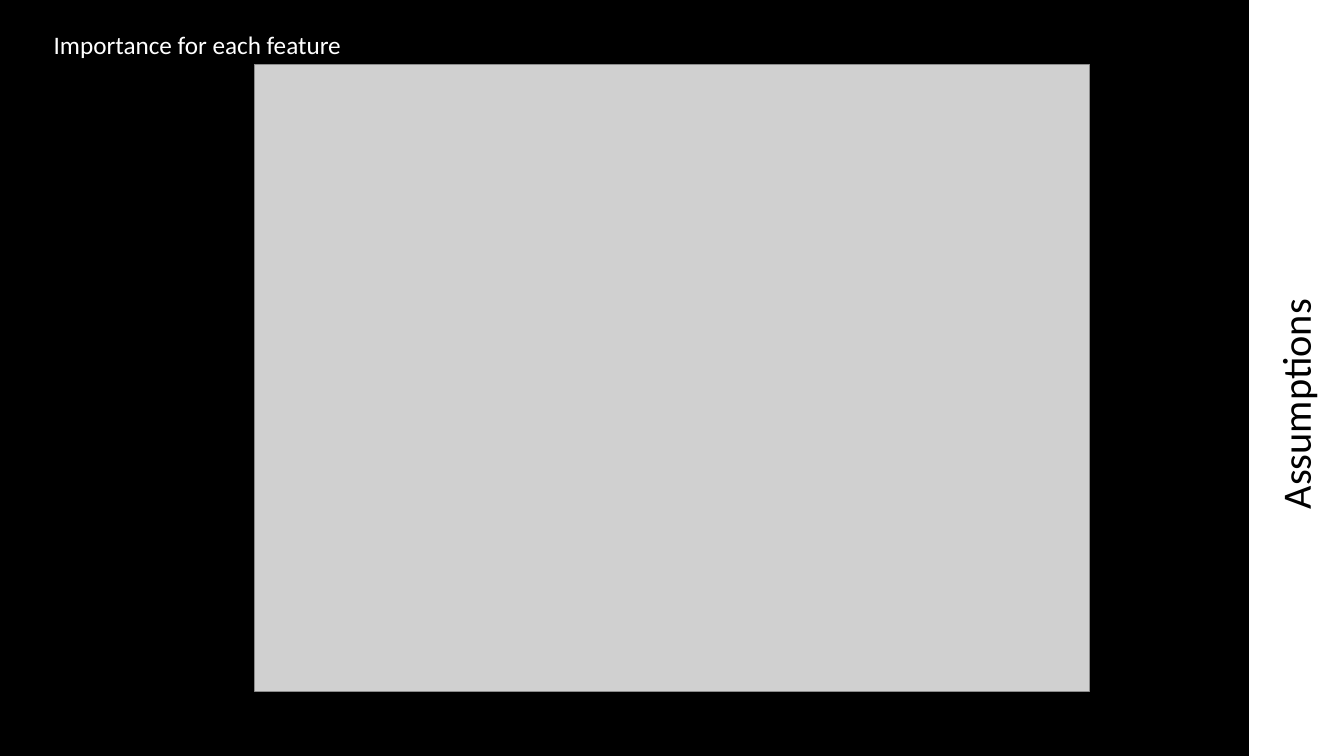
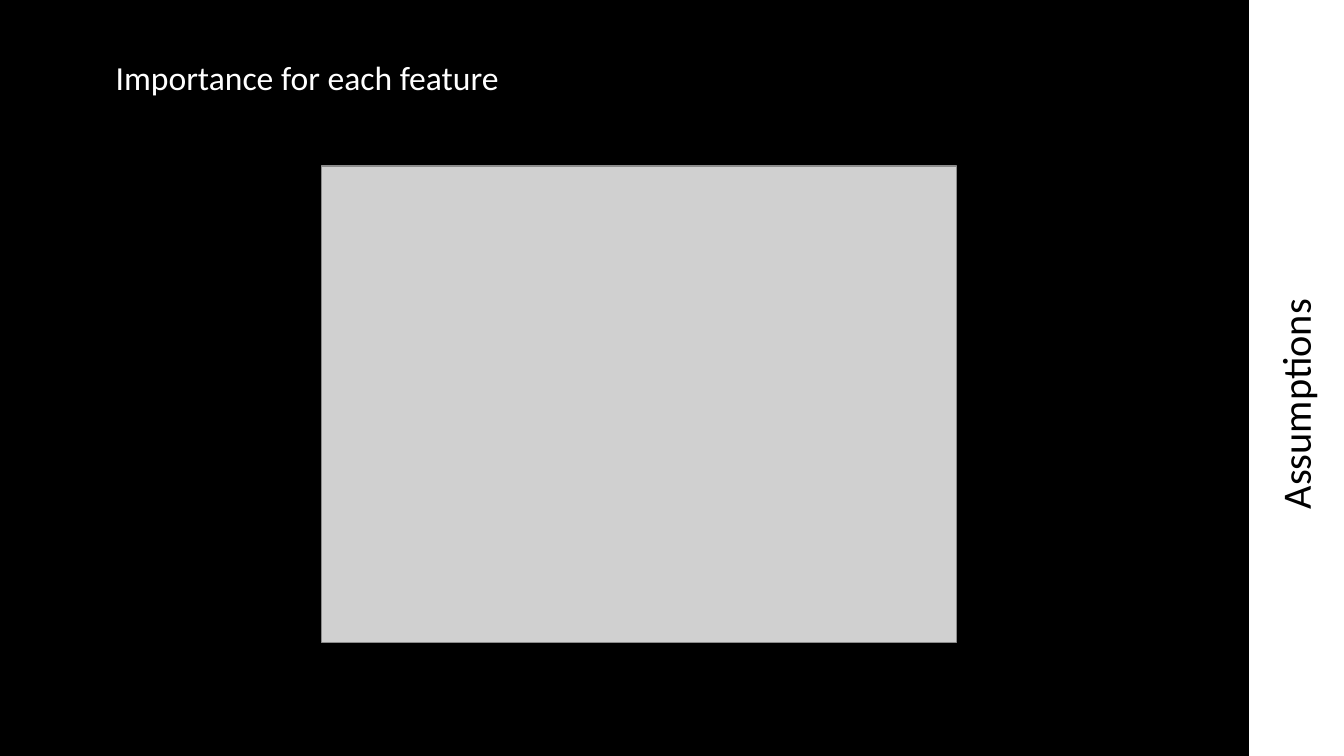
Before and after one commit to PepeZuco/uber_assessment, a slide deck: slide 12 of PowerPoint/Updated_Presentation_Uber.pptx. Drawn at 1344x756 pixels with LibreOffice and Linux fonts; fonts in the diff are those of the drawing; grey boxes stand for pictures. Boxes give left, top, right and bottom in pixels: in the first picture for what was removed or moved away, otherwise in the second. Text is boxed around its words. In the diff, an @@ line names an element or a change of style, - is before the commit and + after.

```diff
--- a/PowerPoint/Updated_Presentation_Uber.pptx
+++ b/PowerPoint/Updated_Presentation_Uber.pptx
@@ text "Importance for each feature" moved from (x1=54, y1=36, x2=341, y2=58) to (x1=116, y1=66, x2=499, y2=96) @@
@@ text "Importance for each feature" at (x1=116, y1=66, x2=499, y2=96): size 18 to 24 pt @@
@@ picture resized from (x1=254, y1=65, x2=1090, y2=692) to (x1=322, y1=166, x2=957, y2=642) @@
```
Also in this commit, not shown: 1 other file.
